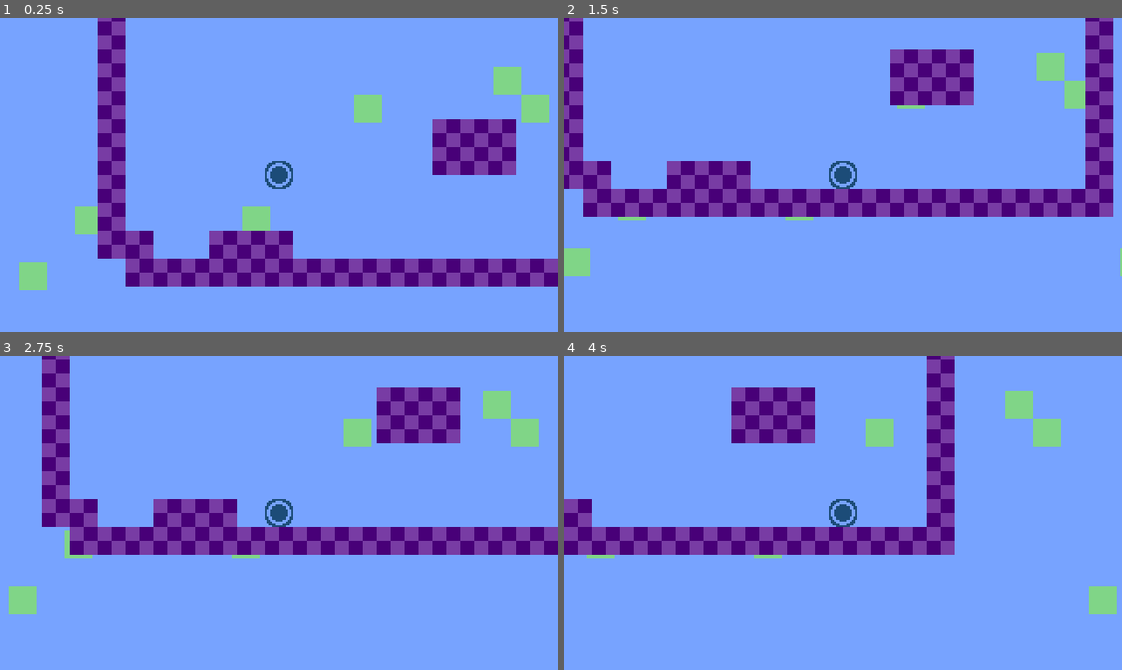
Above: before the commit, frames 1-4 (two rows, left to right).
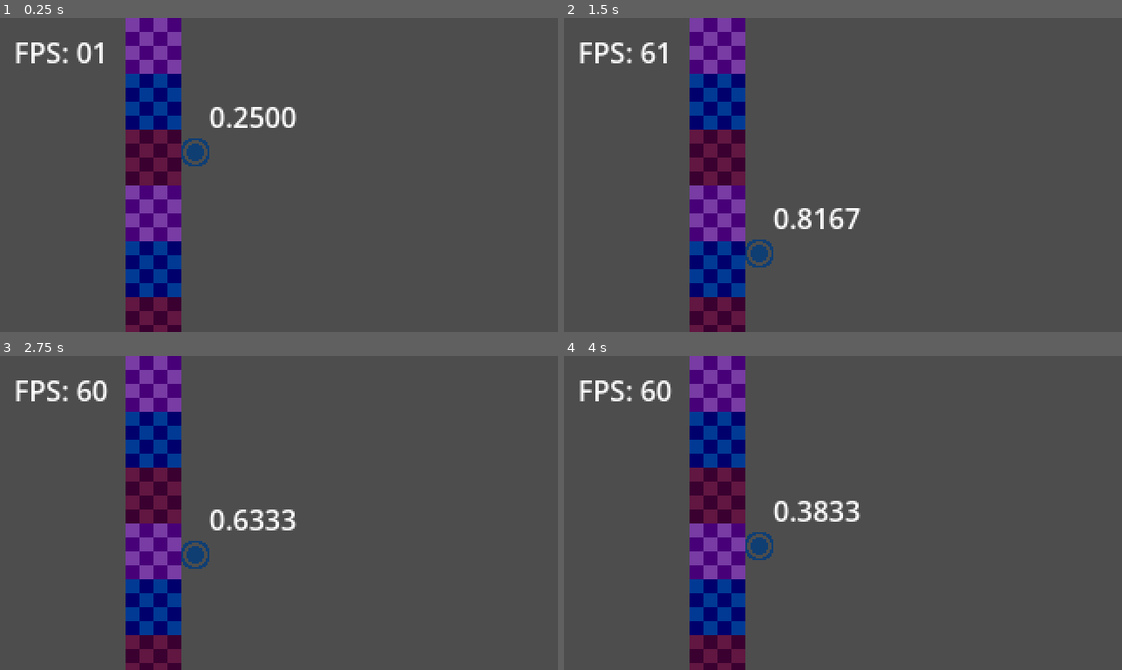
Above: after the commit, the same moments.

Repository: JesusRoberto64/club-creacion-de-vg
Game: Godot game, scene res://Escenas/Jump_practica/main.tscn
Two runs of this game, one before a commit and one after it. Both use one fixed random seed, a clock stepped at 60 frames per second and the inputs below. Before the commit the project starts from res://Escenas/Juguete_1/main.tscn.
Inputs:
- Up to frame 1 (0.25 s): no input
- Up to frame 2 (1.5 s): tap Enter (ui_accept) at 0.5, 0.77 s; hold Right (ui_right) from 0.53 s (still down); tap Space (fly) at 0.6 s; tap Shift (sprint) at 1.35 s
- Up to frame 3 (2.75 s): tap Enter (ui_accept) at 1.52 s; release Right (ui_right) at 2.03 s; hold Left (ui_left) from 2.03 s (still down); tap Space (fly) at 2.1 s
- Up to frame 4 (4 s): release Left (ui_left) at 2.78 s; hold Right (ui_right) from 2.78 s (still down); tap Shift (sprint) at 2.85 s; tap Enter (ui_accept) at 3.02, 3.77 s; tap Space (fly) at 3.6 s

The runs differ from the first frame. In frame 1, 100% of the frame differs, in the area x 0-100%, y 0-100%; in frame 2, 99%; in frame 3, 99%; in frame 4, 100%.

Commit message:
jump practice and delta

Diff:
--- /dev/null
+++ b/Escenas/Jump_practica/main.gd
@@ -0,0 +1,17 @@
+extends Node2D
+
+# Called every frame. 'delta' is the elapsed time since the previous frame.
+func _process(_delta: float) -> void:
+	$Label.text = "FPS: %02d" % [Engine.get_frames_per_second()]
+
+	if Input.is_action_just_released("ui_left"):
+		Engine.max_fps -= 10
+	elif Input.is_action_just_released("ui_right"):
+		Engine.max_fps += 10
+
+	Engine.max_fps = clamp(Engine.max_fps, 10, 60)
+
+
+func _input(event: InputEvent) -> void:
+	if event.is_action_pressed("ui_cancel"):
+		get_tree().quit()
--- /dev/null
+++ b/Escenas/Jump_practica/main.tscn
@@ -0,0 +1,67 @@
+[gd_scene load_steps=6 format=3 uid="uid://bdponnicceiuc"]
+
+[ext_resource type="Texture2D" uid="uid://qgn16ocargjc" path="res://Recursos/Img/karel/orb.png" id="1_qiia8"]
+[ext_resource type="Script" path="res://Escenas/Jump_practica/main.gd" id="1_seot6"]
+[ext_resource type="Texture2D" uid="uid://5eaheip2q6bn" path="res://Recursos/Img/general/brick.png" id="2_7u3y7"]
+[ext_resource type="Script" path="res://Escenas/Jump_practica/player.gd" id="3_2rbcu"]
+
+[sub_resource type="Curve" id="Curve_2tv8j"]
+_data = [Vector2(0, 0), 0.0, 2.60123, 0, 1, Vector2(0.384434, 1), 2.60123, 0.0, 1, 0]
+point_count = 2
+
+[node name="main" type="Node2D"]
+script = ExtResource("1_seot6")
+
+[node name="player" type="Sprite2D" parent="."]
+position = Vector2(112, 72)
+texture = ExtResource("1_qiia8")
+region_enabled = true
+region_rect = Rect2(8, 8, 16, 16)
+script = ExtResource("3_2rbcu")
+gravity = 532.793
+gravity_fall = 635.031
+jump_force = 276.369
+jump = 90.298
+kirby_jump = true
+kirby_curve = SubResource("Curve_2tv8j")
+
+[node name="Timer" type="Label" parent="player"]
+offset_left = 8.0
+offset_top = -32.0
+offset_right = 48.0
+offset_bottom = -9.0
+
+[node name="Brick" type="Sprite2D" parent="."]
+position = Vector2(88, 16)
+texture = ExtResource("2_7u3y7")
+
+[node name="Brick2" type="Sprite2D" parent="."]
+modulate = Color(9.43363e-06, 0.975109, 0.905756, 1)
+position = Vector2(88, 48)
+texture = ExtResource("2_7u3y7")
+
+[node name="Brick3" type="Sprite2D" parent="."]
+modulate = Color(0.807491, 0.390711, 0.399052, 1)
+position = Vector2(88, 80)
+texture = ExtResource("2_7u3y7")
+
+[node name="Brick4" type="Sprite2D" parent="."]
+position = Vector2(88, 112)
+texture = ExtResource("2_7u3y7")
+
+[node name="Brick5" type="Sprite2D" parent="."]
+modulate = Color(9.43363e-06, 0.975109, 0.905756, 1)
+position = Vector2(88, 144)
+texture = ExtResource("2_7u3y7")
+
+[node name="Brick6" type="Sprite2D" parent="."]
+modulate = Color(0.807491, 0.390711, 0.399052, 1)
+position = Vector2(88, 176)
+texture = ExtResource("2_7u3y7")
+
+[node name="Label" type="Label" parent="."]
+offset_left = 8.0
+offset_top = 8.0
+offset_right = 48.0
+offset_bottom = 31.0
+text = "FPS: 00"
--- /dev/null
+++ b/Escenas/Jump_practica/player.gd
@@ -0,0 +1,77 @@
+extends Sprite2D
+
+var screen_size
+
+@export_range(0.0, 1000) var gravity : float = 240
+@export_range(0.0, 1000)var gravity_fall : float = 450
+@export_range(0.0, 1000)var jump_force : float = 121
+@export_range(0.0, 1000)var jump : float = 115
+
+var can_jump = false
+var can_impulse_jump = false
+
+@export var kirby_jump : bool = false
+@export var kirby_curve : Curve = null
+var curve_force_value = 0.0
+var curve_fall_value = 0.0
+
+var velocity = 0.0
+
+var jump_timer = 0.0
+var canSetTimer = false
+
+@onready var timerLab = $Timer
+
+# Called when the node enters the scene tree for the first time.
+func _ready() -> void:
+	screen_size = get_viewport_rect().size
+
+# Called every frame. 'delta' is the elapsed time since the previous frame.
+func _process(delta: float) -> void:
+	if Input.is_action_just_pressed("jump") and can_jump:
+		velocity = -jump
+		can_jump = false
+		can_impulse_jump = true
+		jump_timer = 0.0
+		curve_fall_value = 0.0
+
+	if velocity < 0.0: # Jumping
+		#impulso para llegar mas lejos
+		if Input.is_action_just_released("jump"):
+			can_impulse_jump = false
+		if Input.is_action_pressed("jump") and can_impulse_jump:
+			velocity -= jump_force * delta
+
+		if !kirby_jump:
+			velocity += gravity * delta
+		else :
+			kirby_force(delta)
+
+	else: # Falling
+		if !kirby_jump:
+			velocity += gravity_fall * delta
+		else:
+			kirby_falling(delta)
+
+
+	position.y += velocity * delta
+
+	# Colisiones con suelo
+	if position.y > screen_size.y - (screen_size.y/4):
+		position.y = screen_size.y - (screen_size.y/4)
+		can_jump = true
+		velocity = 0.0
+		curve_force_value = 0.0
+	else:
+		jump_timer += delta
+		timerLab.text = "%.4f" % jump_timer
+
+func kirby_force(delta):
+	curve_force_value += delta
+	curve_force_value = min(curve_force_value,1.0)
+	velocity += gravity * kirby_curve.sample(curve_force_value) * delta
+
+func kirby_falling(delta):
+	curve_fall_value += delta
+	curve_fall_value = min(curve_fall_value,1.0)
+	velocity += gravity_fall * kirby_curve.sample(curve_fall_value) * delta
--- a/Escenas/Practica_1/main.tscn
+++ b/Escenas/Practica_1_curva/main.tscn
@@ -1,6 +1,6 @@
 [gd_scene load_steps=6 format=3 uid="uid://da7faqi32sxfm"]
 
-[ext_resource type="Script" path="res://Escenas/Practica_1/player.gd" id="1_7og3c"]
+[ext_resource type="Script" path="res://Escenas/Practica_1_curva/player.gd" id="1_7og3c"]
 [ext_resource type="Texture2D" uid="uid://5eaheip2q6bn" path="res://Recursos/Img/general/brick.png" id="1_tlftb"]
 
 [sub_resource type="Curve" id="Curve_je158"]
--- /dev/null
+++ b/Escenas/Practica_2_delta/main.gd
@@ -0,0 +1,17 @@
+extends Node2D
+
+# Called every frame. 'delta' is the elapsed time since the previous frame.
+func _process(_delta: float) -> void:
+	$Label.text = "FPS: %02d" % [Engine.get_frames_per_second()]
+
+	if Input.is_action_just_released("ui_left"):
+		Engine.max_fps -= 10
+	elif Input.is_action_just_released("ui_right"):
+		Engine.max_fps += 10
+
+	Engine.max_fps = clamp(Engine.max_fps, 10, 60)
+
+
+func _input(event: InputEvent) -> void:
+	if event.is_action_pressed("ui_cancel"):
+		get_tree().quit()
--- /dev/null
+++ b/Escenas/Practica_2_delta/main.tscn
@@ -0,0 +1,58 @@
+[gd_scene load_steps=5 format=3 uid="uid://cmpyn17hrvh7u"]
+
+[ext_resource type="Texture2D" uid="uid://qgn16ocargjc" path="res://Recursos/Img/karel/orb.png" id="1_0kwyo"]
+[ext_resource type="Script" path="res://Escenas/Practica_2_delta/main.gd" id="1_xesdg"]
+[ext_resource type="Texture2D" uid="uid://5eaheip2q6bn" path="res://Recursos/Img/general/brick.png" id="2_1jbdq"]
+[ext_resource type="Script" path="res://Escenas/Practica_2_delta/player.gd" id="3_b2wwx"]
+
+[node name="main" type="Node2D"]
+script = ExtResource("1_xesdg")
+
+[node name="Player" type="Sprite2D" parent="."]
+position = Vector2(112, 88)
+texture = ExtResource("1_0kwyo")
+region_enabled = true
+region_rect = Rect2(8, 8, 16, 16)
+script = ExtResource("3_b2wwx")
+
+[node name="Timer" type="Label" parent="Player"]
+offset_left = 16.0
+offset_top = -32.0
+offset_right = 56.0
+offset_bottom = -9.0
+text = "0.00"
+
+[node name="Brick" type="Sprite2D" parent="."]
+position = Vector2(88, 16)
+texture = ExtResource("2_1jbdq")
+
+[node name="Brick2" type="Sprite2D" parent="."]
+modulate = Color(9.43363e-06, 0.975109, 0.905756, 1)
+position = Vector2(88, 48)
+texture = ExtResource("2_1jbdq")
+
+[node name="Brick3" type="Sprite2D" parent="."]
+modulate = Color(0.807491, 0.390711, 0.399052, 1)
+position = Vector2(88, 80)
+texture = ExtResource("2_1jbdq")
+
+[node name="Brick4" type="Sprite2D" parent="."]
+position = Vector2(88, 112)
+texture = ExtResource("2_1jbdq")
+
+[node name="Brick5" type="Sprite2D" parent="."]
+modulate = Color(9.43363e-06, 0.975109, 0.905756, 1)
+position = Vector2(88, 144)
+texture = ExtResource("2_1jbdq")
+
+[node name="Brick6" type="Sprite2D" parent="."]
+modulate = Color(0.807491, 0.390711, 0.399052, 1)
+position = Vector2(88, 176)
+texture = ExtResource("2_1jbdq")
+
+[node name="Label" type="Label" parent="."]
+offset_left = 8.0
+offset_top = 8.0
+offset_right = 48.0
+offset_bottom = 31.0
+text = "FPS: 00"
--- /dev/null
+++ b/Escenas/Practica_2_delta/player.gd
@@ -0,0 +1,36 @@
+extends Sprite2D
+
+var screen_size
+
+var can_jump = false
+var gravity = 90 #90 # delta # 0.028 #No delta
+var jump_force = -108 #-108 # delta # -70 # No delta
+var velocity = 0.0
+
+var jump_timer = 0.0
+var canSetTimer = false
+
+@onready var timerLab = $Timer
+
+# Called when the node enters the scene tree for the first time.
+func _ready() -> void:
+	screen_size = get_viewport_rect().size
+
+# Called every frame. 'delta' is the elapsed time since the previous frame.
+func _process(delta: float) -> void:
+	if Input.is_action_pressed("jump") and can_jump:
+		velocity = jump_force
+		can_jump = false
+		jump_timer = 0.0
+
+	velocity += gravity * delta
+	position.y += velocity * delta
+
+	# Colisiones con suelo
+	if position.y > screen_size.y - (screen_size.y/4):
+		position.y = screen_size.y - (screen_size.y/4)
+		can_jump = true
+		velocity = 0.0
+	else:
+		jump_timer += delta
+		timerLab.text = "%.4f" % jump_timer
--- a/project.godot
+++ b/project.godot
@@ -11,8 +11,9 @@
 [application]
 
 config/name="Club Creacion de VG"
-run/main_scene="res://Escenas/Juguete_1/main.tscn"
+run/main_scene="res://Escenas/Jump_practica/main.tscn"
 config/features=PackedStringArray("4.3", "GL Compatibility")
+run/max_fps=60
 config/icon="res://icon.svg"
 
 [display]
Renamed: Escenas/Practica_1/player.gd -> Escenas/Practica_1_curva/player.gd
